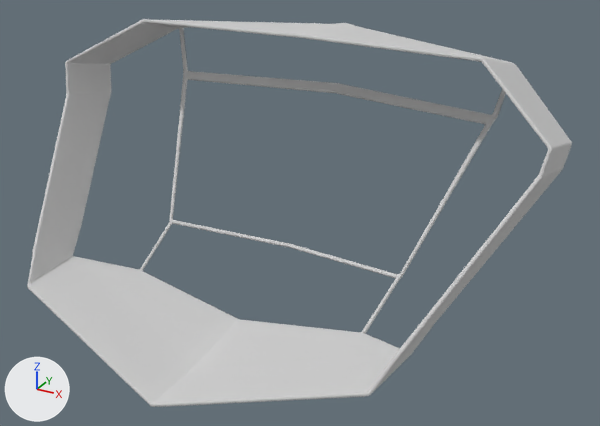
The glTF model models/ship.glb, before and after one commit.
Before and after are seen from a camera (50 mm lens) standing at (2.15, -2.6, 1.71) and looking at (0.21, 0.94, -0.06). Every picture has the same lights, and +X, +Y and +Z are marked at lower left.

Names of what the first picture shows: 'Base'.
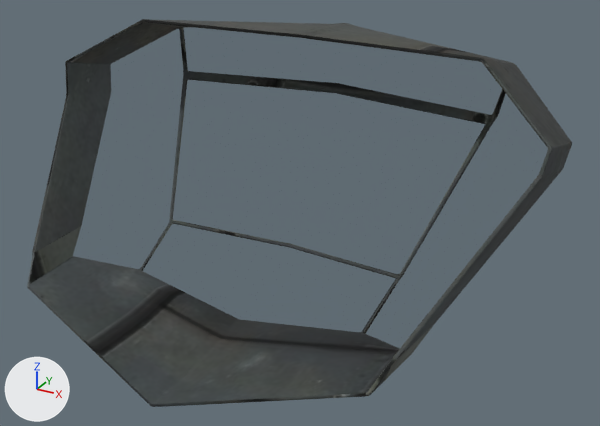
Changed parts and their boxes (x1, y1, x2, y2) in the pictures (600 x 426 px):
'Base', recoloured: (27, 19, 572, 407) in both

The change, as a list of edits to the scene's bpy script:
```text
Add img_frame_normals:
    img_frame_normals = load_image('frame_normals', '_unpacked/frame_normals', 512, 512, 'Non-Color')
Add img_frame:
    img_frame = load_image('frame', '_unpacked/frame', 512, 512, 'sRGB')
Add mat_frame:
    mat_frame = bpy.data.materials.new('Frame')
    # colours: grey #b8b8b8
    # uses the picture img_frame
    # uses the picture img_frame_normals
Change me_plane_002:
    where me_plane_002.from_pydata(...)  # 1558 vertices, 3132 faces; spans x -1.46..1.45, y -0.13..1.89, z -0.68..0.8
    remove me_plane_002.materials.append(mat_material)  # light grey #d1d1d1
    add me_plane_002.materials.append(mat_frame)
```
